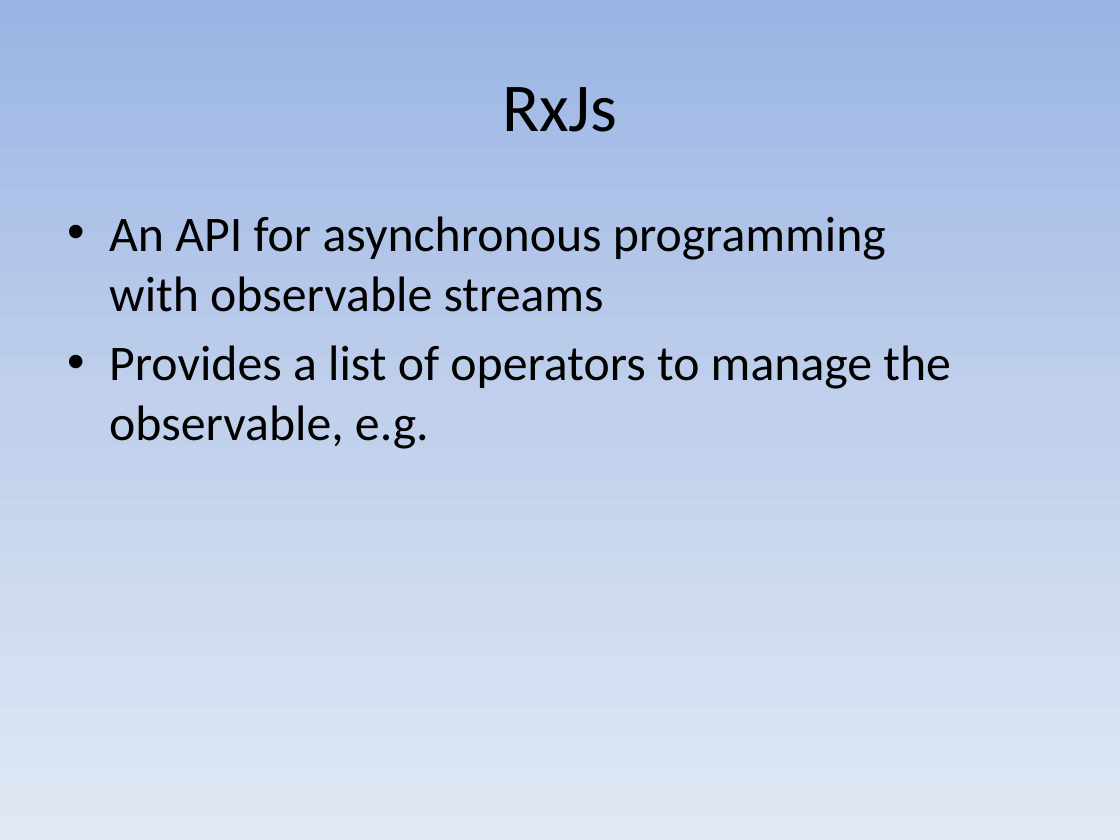
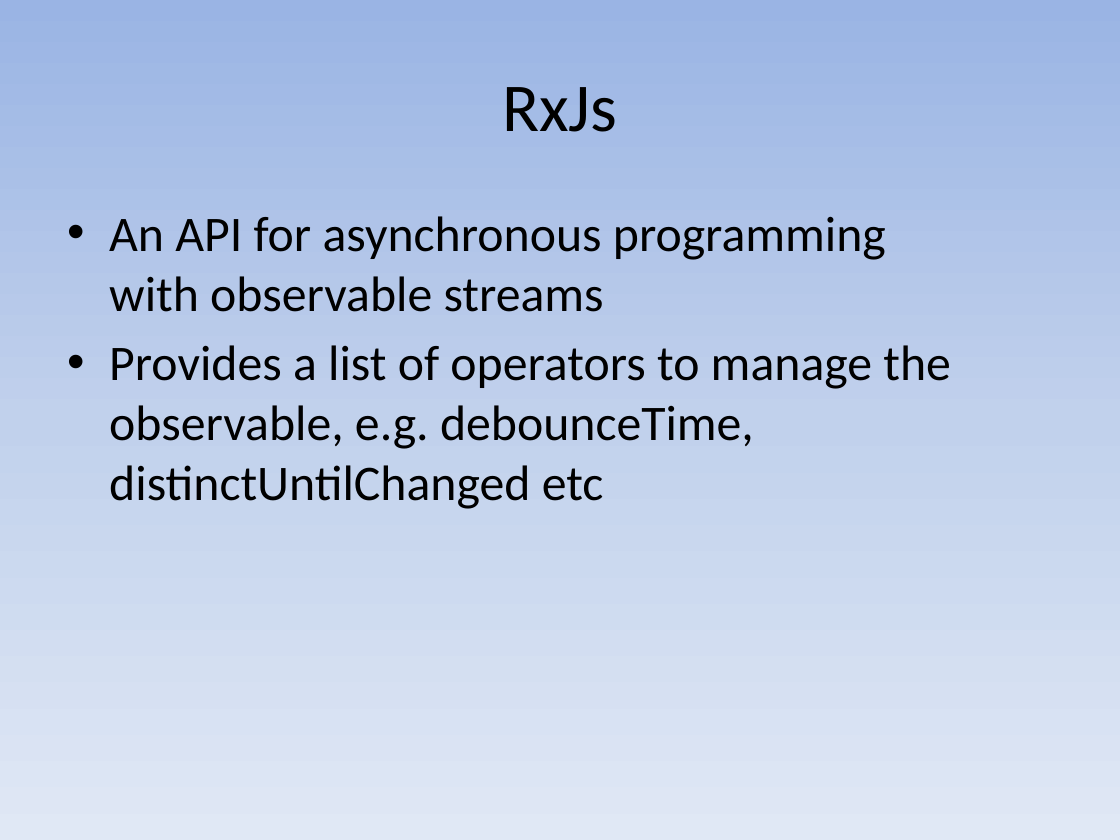
Before and after one commit to mayuanyang/HelloAngular2, a slide deck: slide 22 of angular2.pptx. Drawn at 1120x840 pixels with LibreOffice and Linux fonts; fonts in the diff are those of the drawing. Boxes give left, top, right and bottom in pixels: in the first picture for what was removed or moved away, otherwise in the second. Text is boxed around its words. In the diff, an @@ line names an element or a change of style, - is before the commit and + after.

Commit message:
Observable enhancement

```diff
--- a/angular2.pptx
+++ b/angular2.pptx
@@ text at (109,345,951,509): text changed @@
-• Provides a list of operators to manage the observable, e.g.
+• Provides a list of operators to manage the observable, e.g. debounceTime, distinctUntilChanged etc
```
Also in this commit, not shown: 4 other slides changed, 2 slides added, 7 other files.
